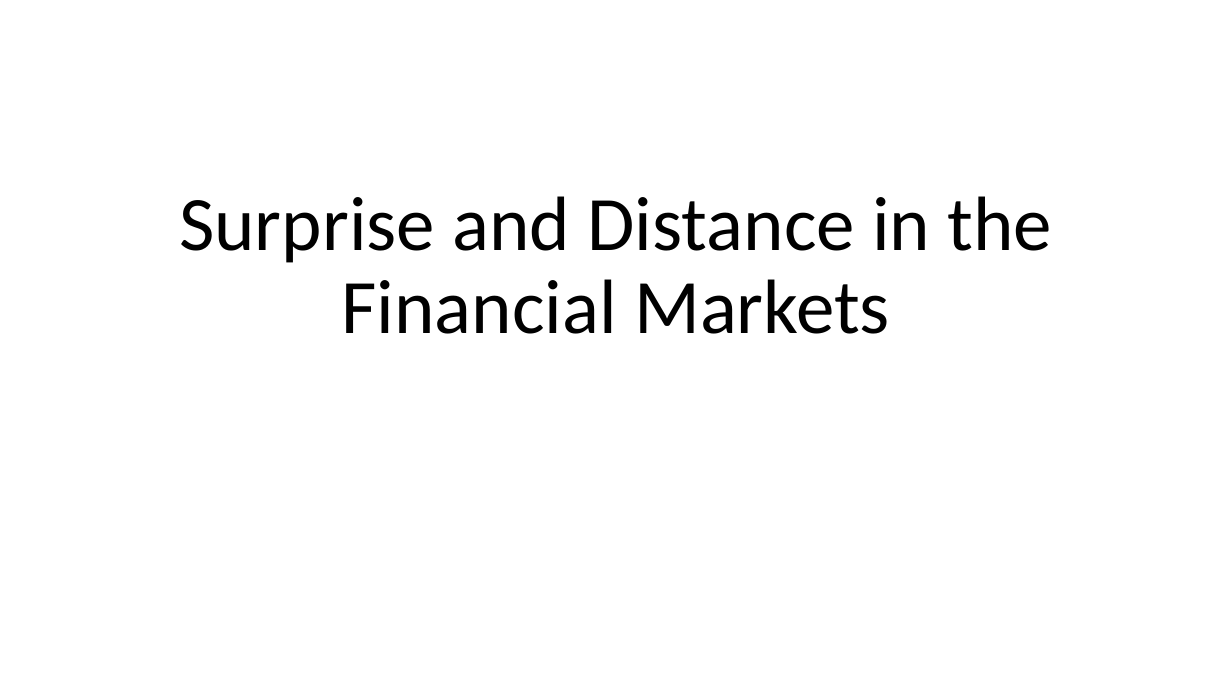
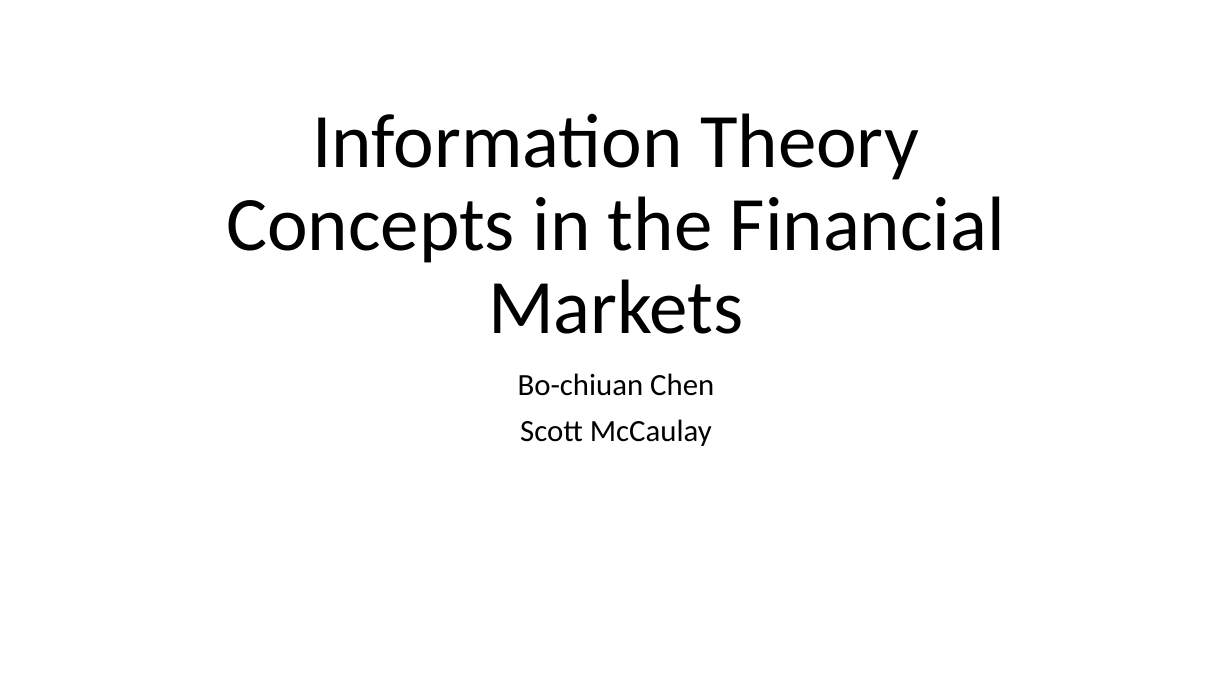
Before and after one commit to smccaula/LSSP_Hackathon, a slide deck: slide 1 of slides/hackathon.pptx. Drawn at 1232x693 pixels with LibreOffice and Linux fonts; fonts in the diff are those of the drawing. Boxes give left, top, right and bottom in pixels: in the first picture for what was removed or moved away, otherwise in the second. Text is boxed around its words. In the diff, an @@ line names an element or a change of style, - is before the commit and + after.

Commit message:
finished conditional surprise slide
could add additional results if available, but this is probably enough
to present

```diff
--- a/slides/hackathon.pptx
+++ b/slides/hackathon.pptx
@@ title at [226, 113, 1005, 334]: text changed @@
-Surprise and Distance in the Financial Markets
+Information Theory Concepts in the Financial Markets
@@ subtitle added at [518, 373, 714, 446], 24 pt, text #000000 @@
+Bo-chiuan Chen
+Scott McCaulay
```
Also in this commit, not shown: 4 other slides changed, 1 slide added, 1 slide removed.
